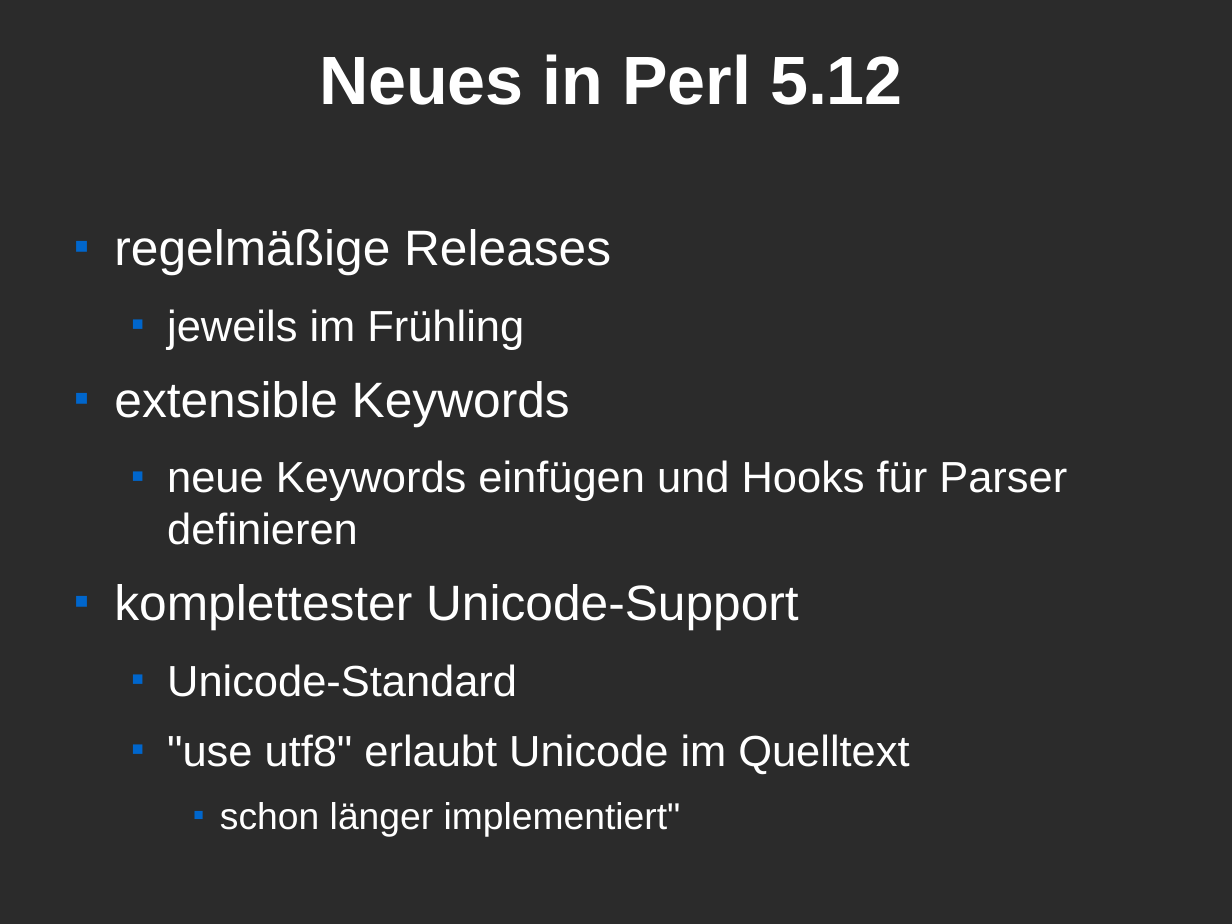
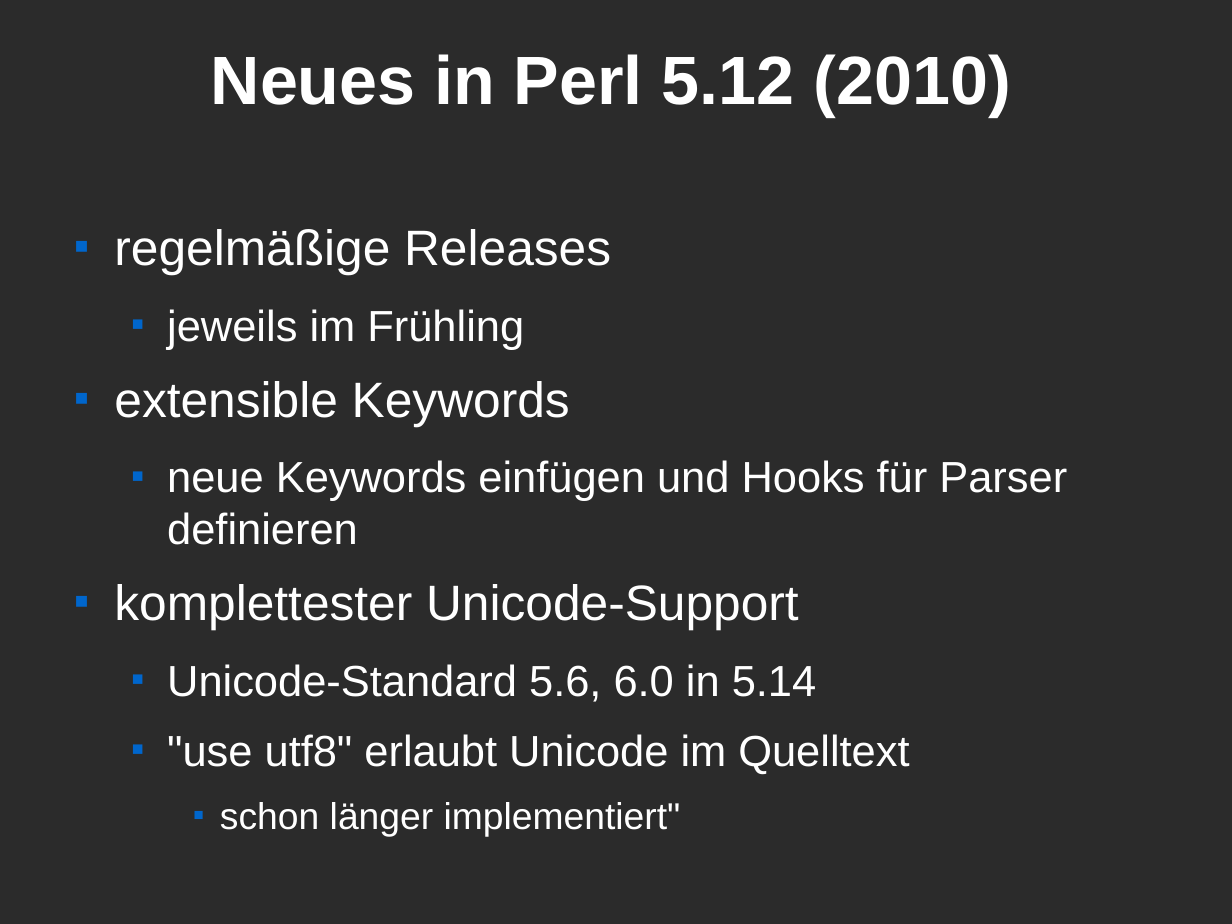
Before and after one commit to Caldrin/Vortrag_CLT, a slide deck: slide 7 of Modern Perl.odp. Drawn at 1232x924 pixels with LibreOffice and Linux fonts; fonts in the diff are those of the drawing; background and template pictures are left out; a plain dark background stands for a picture behind light text. Boxes give left, top, right and bottom in pixels: in the first picture for what was removed or moved away, otherwise in the second. Text is boxed around its words. In the diff, an @@ line names an element or a change of style, - is before the commit and + after.

```diff
--- a/Modern Perl.odp
+++ b/Modern Perl.odp
@@ title at (211,54,1011,117): text changed @@
-Neues in Perl 5.12
+Neues in Perl 5.12 (2010)
@@ text at (167,664,817,702): text changed @@
-  ■ Unicode-Standard
+  ■ Unicode-Standard 5.6, 6.0 in 5.14
```
Also in this commit, not shown: 3 other slides changed, 4 slides added, 1 slide removed, 5 other files.
